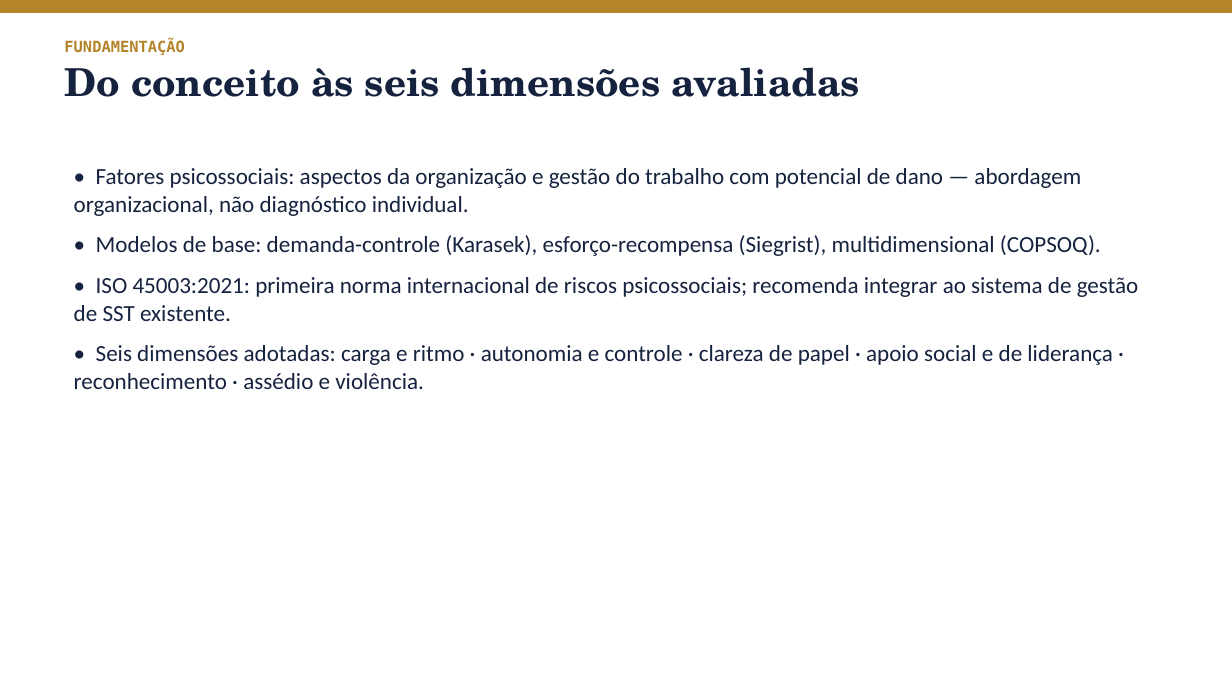
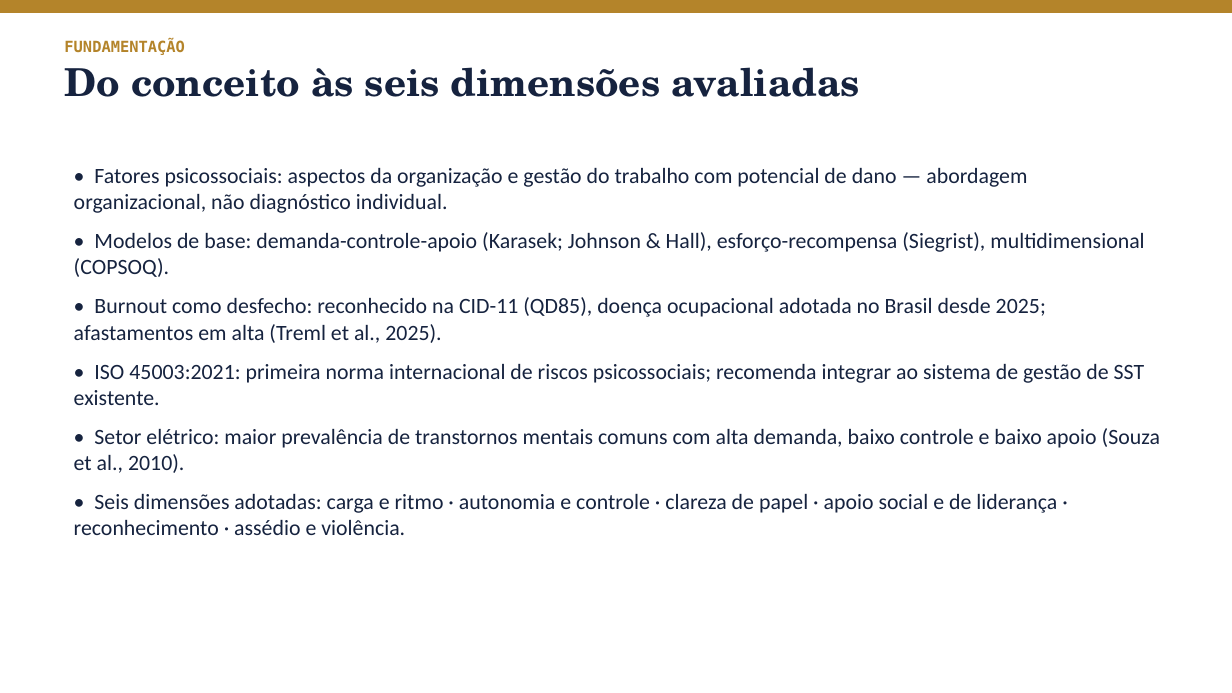
Before and after one commit to rodrigozambon20-del/TCCENGENHARIASEGURAN-A, a slide deck: slide 5 of docs/tcc/apresentacao/Apresentacao_Banca_Psike.pptx. Drawn at 1232x693 pixels with LibreOffice and Linux fonts; fonts in the diff are those of the drawing. Boxes give left, top, right and bottom in pixels: in the first picture for what was removed or moved away, otherwise in the second. Text is boxed around its words. In the diff, an @@ line names an element or a change of style, - is before the commit and + after.

```diff
--- a/docs/tcc/apresentacao/Apresentacao_Banca_Psike.pptx
+++ b/docs/tcc/apresentacao/Apresentacao_Banca_Psike.pptx
@@ text at <box>74,168,1145,535</box>: size 18 to 17 pt in "• Fatores psicossociais: aspectos da organização e ...", "• ISO 45003:2021: primeira norma internacional de ...", "• Seis dimensões adotadas: carga e ritmo ..." @@
@@ text at <box>74,232,1144,343</box>: text changed; size 18 to 17 pt @@
-• Modelos de base: demanda-controle (Karasek), esforço-recompensa (Siegrist), multidimensional (COPSOQ).
+• Modelos de base: demanda-controle-apoio (Karasek; Johnson & Hall), esforço-recompensa (Siegrist), multidimensional (COPSOQ).
+• Burnout como desfecho: reconhecido na CID-11 (QD85), doença ocupacional adotada no Brasil desde 2025; afastamentos em alta (Treml et al., 2025).
@@ text at <box>74,428,1160,473</box>: paragraph added @@
+• Setor elétrico: maior prevalência de transtornos mentais comuns com alta demanda, baixo controle e baixo apoio (Souza et al., 2010).
```
Also in this commit, not shown: 4 other slides changed, 3 other files.
